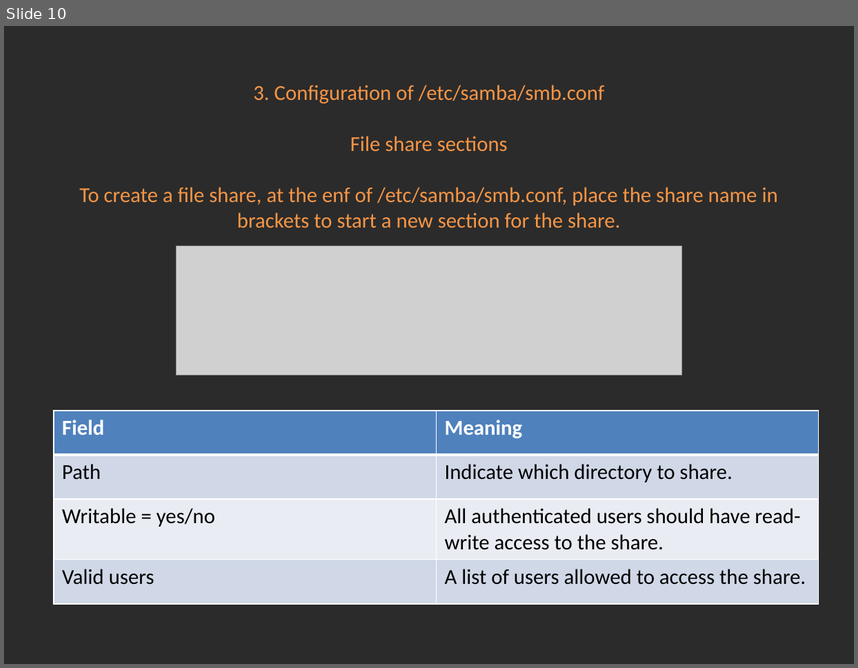
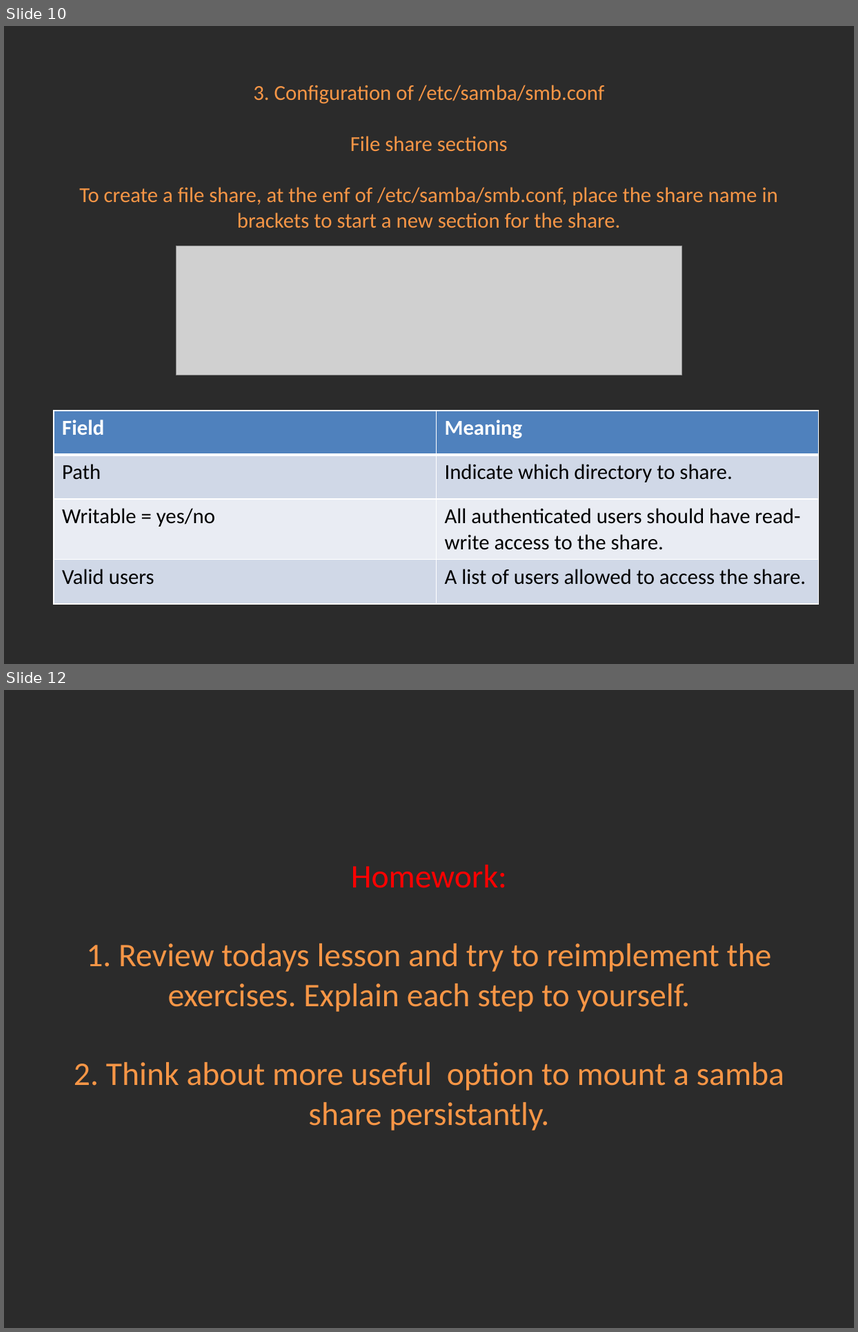
Before and after one commit to Academy-Soft-Intellect/Linux-Course, a slide deck: 12.SSH_NFS_SAMBA/12-SSH_NFS_SAMBA.pptx. Shown one above the other, each under a label of ours: slide 10 before the commit, slides 10 and 12 after it; the slides between them are not shown. The pictures are 858x668 and 858x1332 pixels, drawn with LibreOffice and Linux fonts; fonts in the diff are those of the drawing; grey boxes stand for pictures; background and template pictures are left out; a plain dark background stands for a picture behind light text. Boxes give left, top, right and bottom in pixels: in the first picture for what was removed or moved away, otherwise in the second. Text is boxed around its words. In the diff, an @@ line names an element or a change of style, - is before the commit and + after.

Commit message:
Samba.

```diff
--- a/12.SSH_NFS_SAMBA/12-SSH_NFS_SAMBA.pptx
+++ b/12.SSH_NFS_SAMBA/12-SSH_NFS_SAMBA.pptx
@@ slide 12 added at [4, 690, 854, 1328], background picture (left out) @@
@@ title added at [74, 865, 784, 1130], 27.9 pt, text #F79646 @@
+Homework:
+1. Review todays lesson and try to reimplement the exercises. Explain each step to yourself.
+2. Think about more useful option to mount a samba share persistantly.
```
Also in this commit, not shown: 1 slide changed, 1 other slide added, 1 other file.
